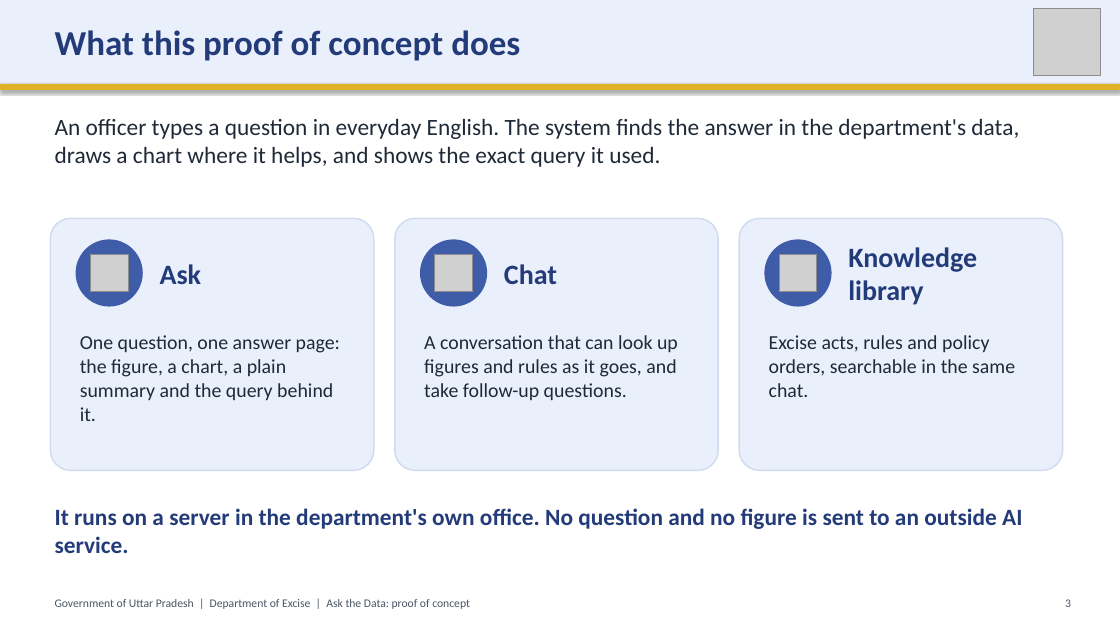
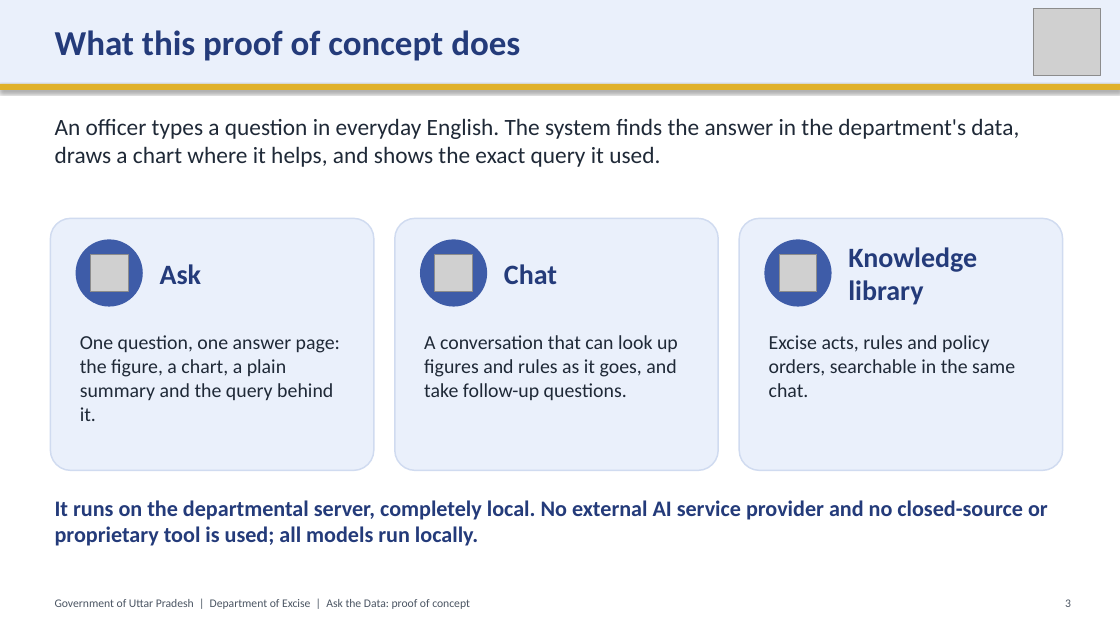
Before and after one commit to SubhanRaj/excise-mcp-dashboard, a slide deck: slide 3 of deck/UP-Excise-Ask-the-Data-Demo.pptx. Drawn at 1120x630 pixels with LibreOffice and Linux fonts; fonts in the diff are those of the drawing; grey boxes stand for pictures. Boxes give left, top, right and bottom in pixels: in the first picture for what was removed or moved away, otherwise in the second. Text is boxed around its words. In the diff, an @@ line names an element or a change of style, - is before the commit and + after.

```diff
--- a/deck/UP-Excise-Ask-the-Data-Demo.pptx
+++ b/deck/UP-Excise-Ask-the-Data-Demo.pptx
@@ text at bbox=[55, 500, 1048, 546]: text changed; size 20 to 19 pt @@
-It runs on a server in the department's own office. No question and no figure is sent to an outside AI service.
+It runs on the departmental server, completely local. No external AI service provider and no closed-source or proprietary tool is used; all models run locally.
```
Also in this commit, not shown: 6 other slides changed, 4 other files.
